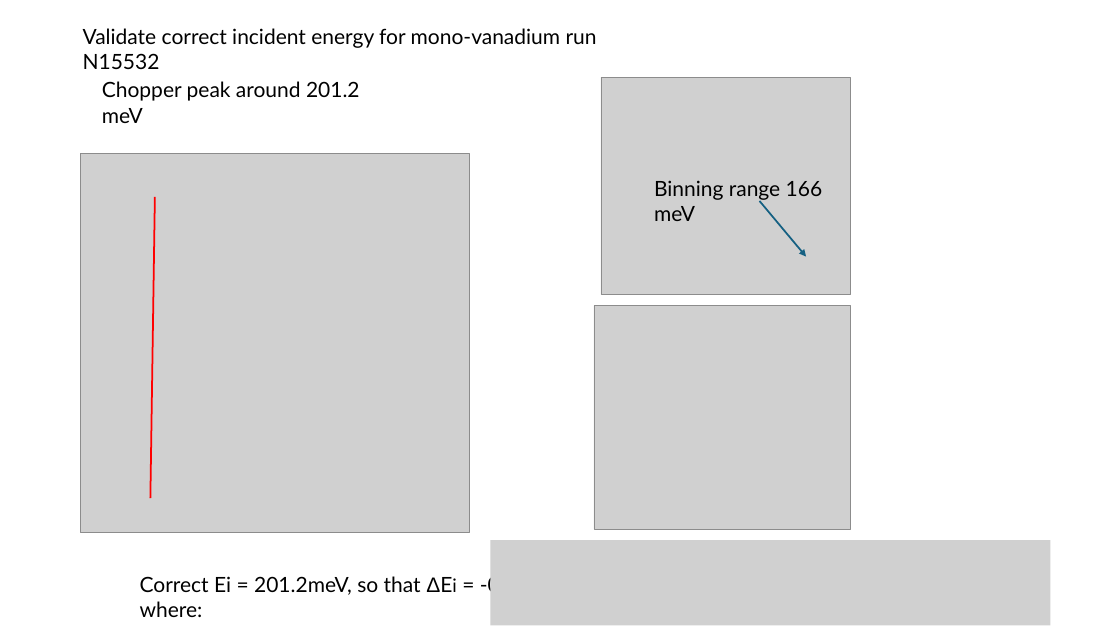
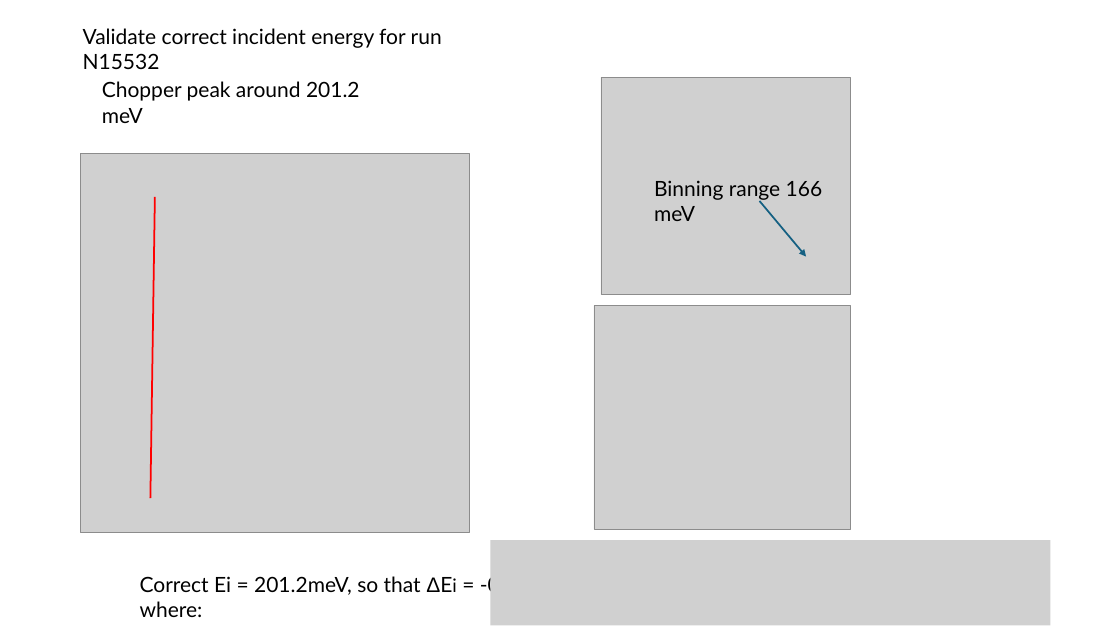
Before and after one commit to abuts/Fe, a slide deck: slide 2 of Data/sources/reduction/Mantid_nxspe_2024/cycle10_02/EiAndElasticLineForRuns.pptx. Drawn at 1120x630 pixels with LibreOffice and Linux fonts; fonts in the diff are those of the drawing; grey boxes stand for pictures. Boxes give left, top, right and bottom in pixels: in the first picture for what was removed or moved away, otherwise in the second. Text is boxed around its words. In the diff, an @@ line names an element or a change of style, - is before the commit and + after.

```diff
--- a/Data/sources/reduction/Mantid_nxspe_2024/cycle10_02/EiAndElasticLineForRuns.pptx
+++ b/Data/sources/reduction/Mantid_nxspe_2024/cycle10_02/EiAndElasticLineForRuns.pptx
@@ text at <box>83,28,442,69</box>: text changed @@
-Validate correct incident energy for mono-vanadium run N15532
+Validate correct incident energy for run N15532
```
Also in this commit, not shown: 1 other slide changed, 1 slide added, 3 other files.
